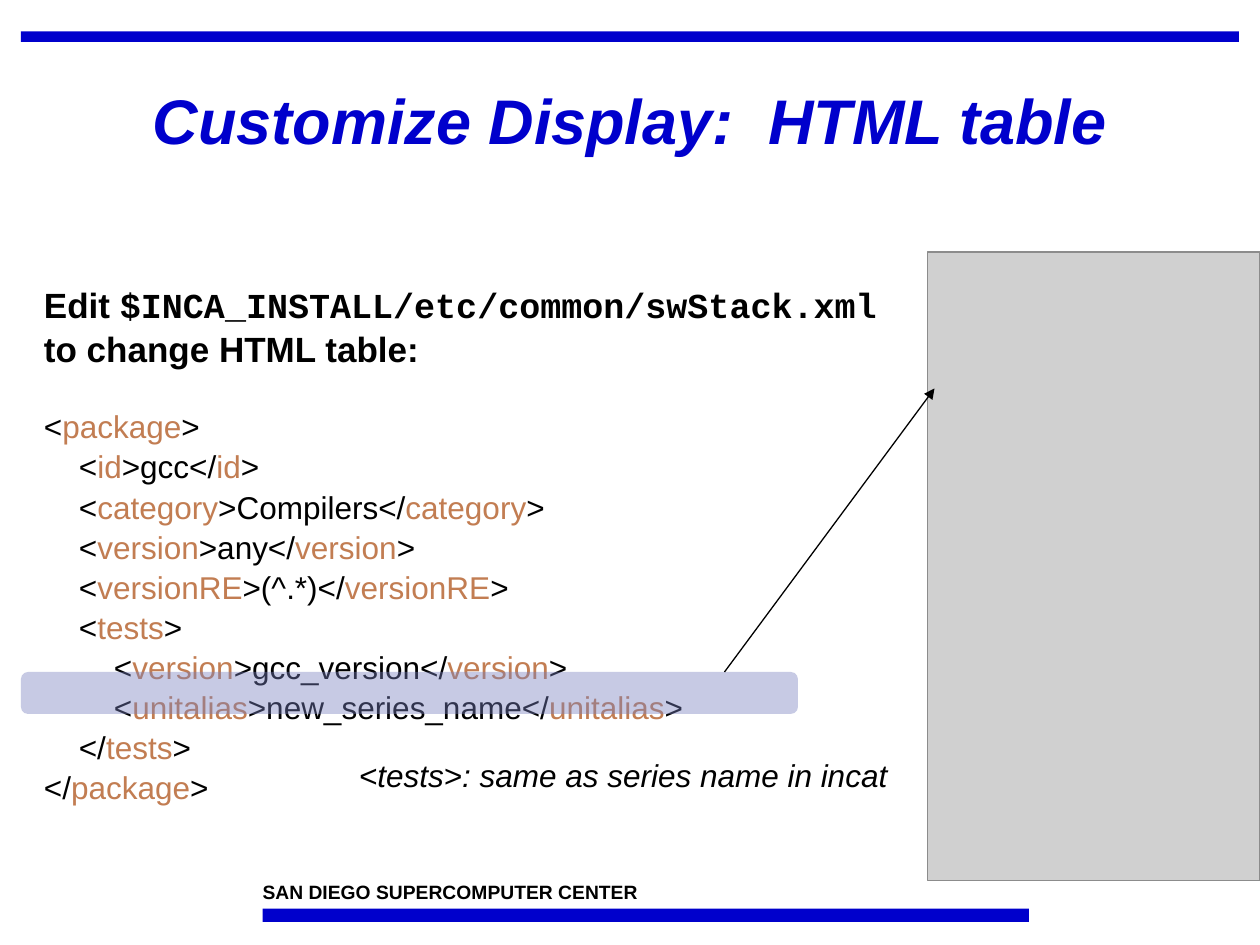
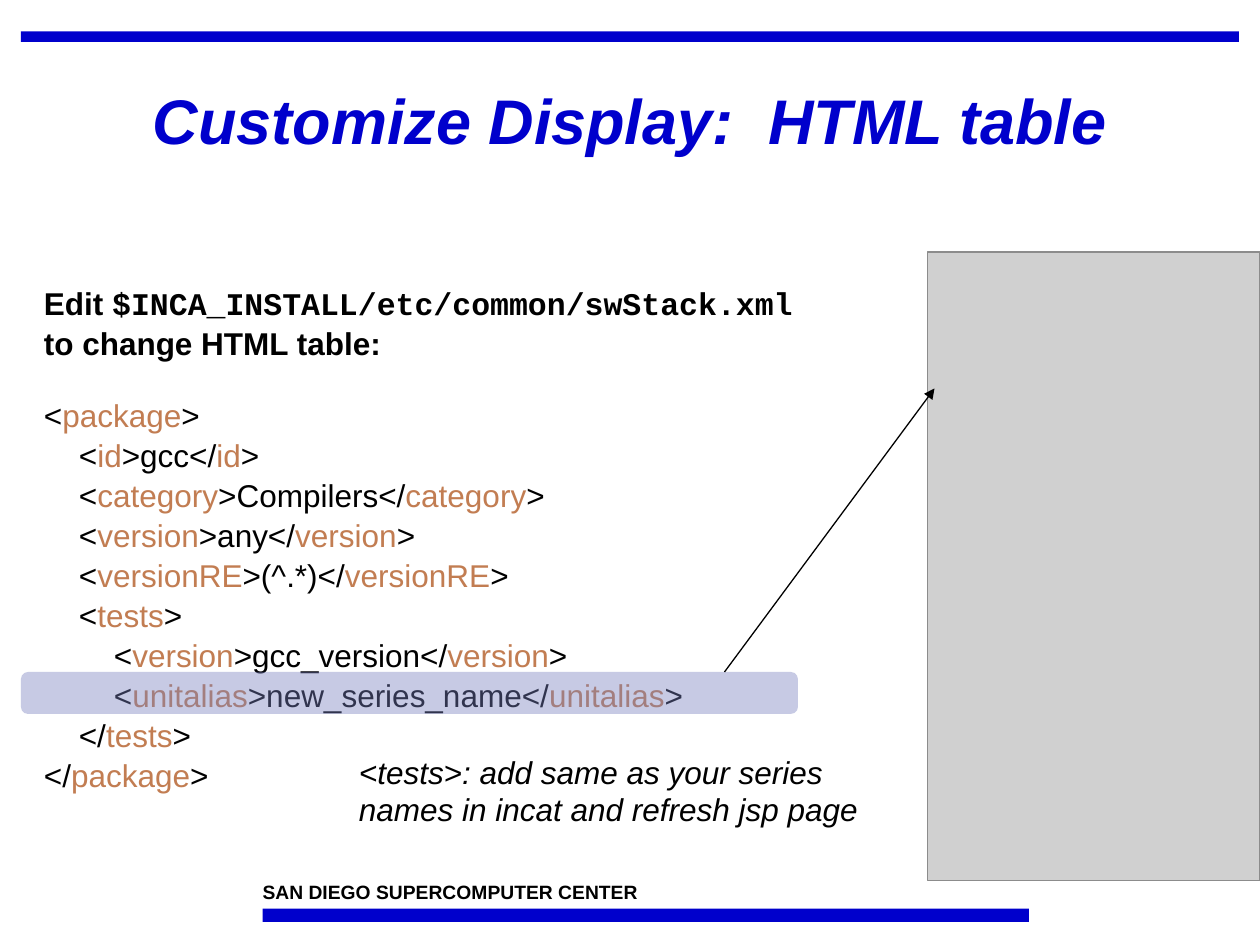
Before and after one commit to IncaProject/inca-xsede, a slide deck: slide 3 of talks/feb-06-workshop/dataConsumersHandsOn.ppt. Drawn at 1260x945 pixels with LibreOffice and Linux fonts; fonts in the diff are those of the drawing; grey boxes stand for pictures; background and template pictures are left out. Boxes give left, top, right and bottom in pixels: in the first picture for what was removed or moved away, otherwise in the second. Text is boxed around its words. In the diff, an @@ line names an element or a change of style, - is before the commit and + after.

```diff
--- a/talks/feb-06-workshop/dataConsumersHandsOn.ppt
+++ b/talks/feb-06-workshop/dataConsumersHandsOn.ppt
@@ text at bbox=[44, 292, 792, 361]: size 20 to 18 pt in "Edit $INCA_INSTALL/etc/common/swStack.xml", "to change HTML table:" @@
@@ text at bbox=[359, 761, 858, 827]: text changed @@
-<tests>: same as series name in incat
+<tests>: add same as your series
+names in incat and refresh jsp page
```
Also in this commit, not shown: 2 other slides changed, 2 slides added, 2 slides removed.
